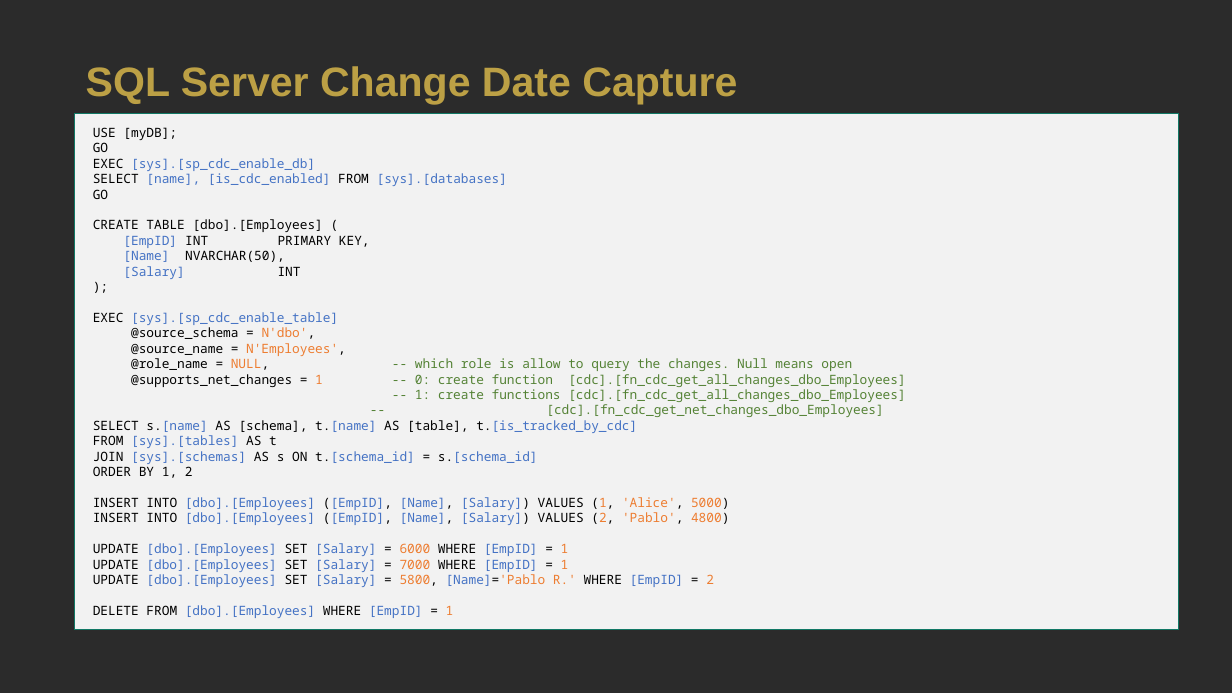
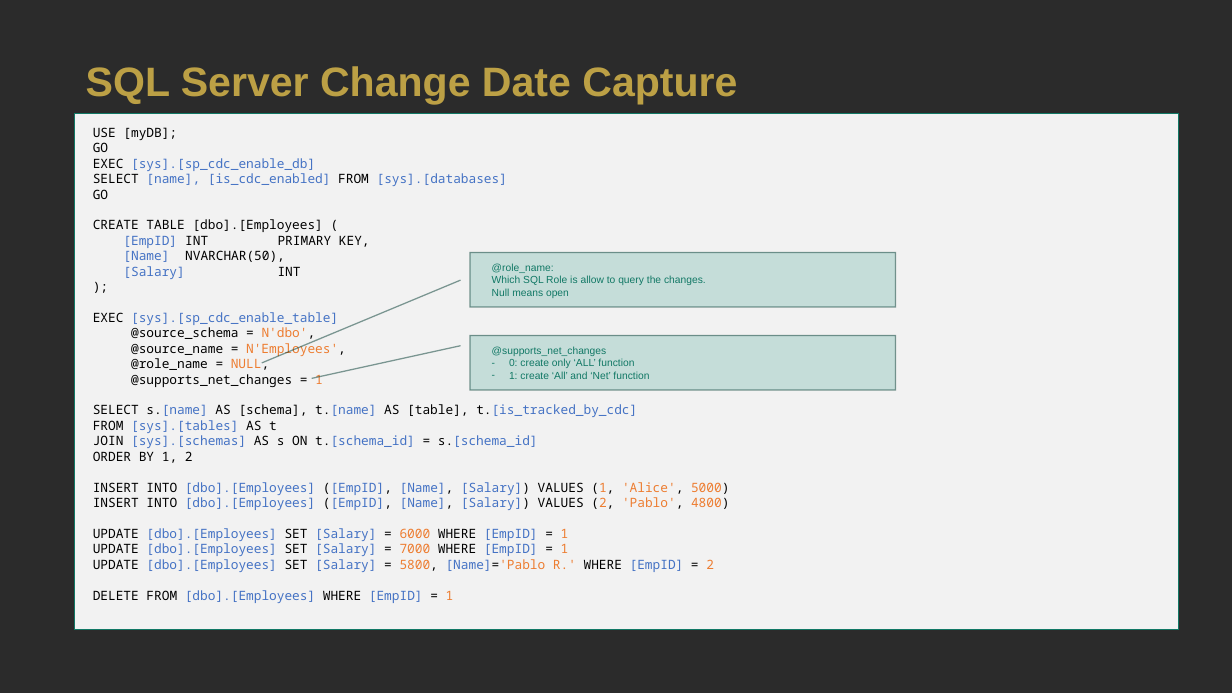
Before and after one commit to metxito/mastering-open-mirroring, a slide deck: slide 41 of documentation/under_edition/EMFCC25_SpeakerPPT_TemplateA_Styled.pptx (slide 40 before the commit). Drawn at 1232x693 pixels with LibreOffice and Linux fonts; fonts in the diff are those of the drawing; background and template pictures are left out; a plain dark background stands for a picture behind light text. Boxes give left, top, right and bottom in pixels: in the first picture for what was removed or moved away, otherwise in the second. Text is boxed around its words. In the diff, an @@ line names an element or a change of style, - is before the commit and + after.

```diff
--- a/documentation/under_edition/EMFCC25_SpeakerPPT_TemplateA_Styled.pptx
+++ b/documentation/under_edition/EMFCC25_SpeakerPPT_TemplateA_Styled.pptx
@@ border callout added at [470, 252, 897, 307], fill #99C9C1 at 50% opacity, outline #033A31 1 pt, 8 pt, text #117865 @@
+@role_name:
+Which SQL Role is allow to query the changes.
+Null means open
@@ text at [131, 358, 323, 387]: text changed; text colour #548235 to #000000 @@
-@role_name = NULL, -- which role is allow to query the changes. Null means open
-@supports_net_changes = 1 -- 0: create function [cdc].[fn_cdc_get_all_changes_dbo_Employees]
--- 1: create functions [cdc].[fn_cdc_get_all_changes_dbo_Employees]
--- [cdc].[fn_cdc_get_net_changes_dbo_Employees]
+@role_name = NULL,
+@supports_net_changes = 1
@@ border callout added at [470, 335, 897, 390], fill #99C9C1 at 50% opacity, outline #033A31 1 pt, 8 pt, text #117865 @@
+@supports_net_changes
+– 0: create only ‘ALL’ function
+– 1: create ‘All’ and ‘Net’ function
```
Also in this commit, not shown: 18 other slides changed, 1 slide added, 4 other files.
